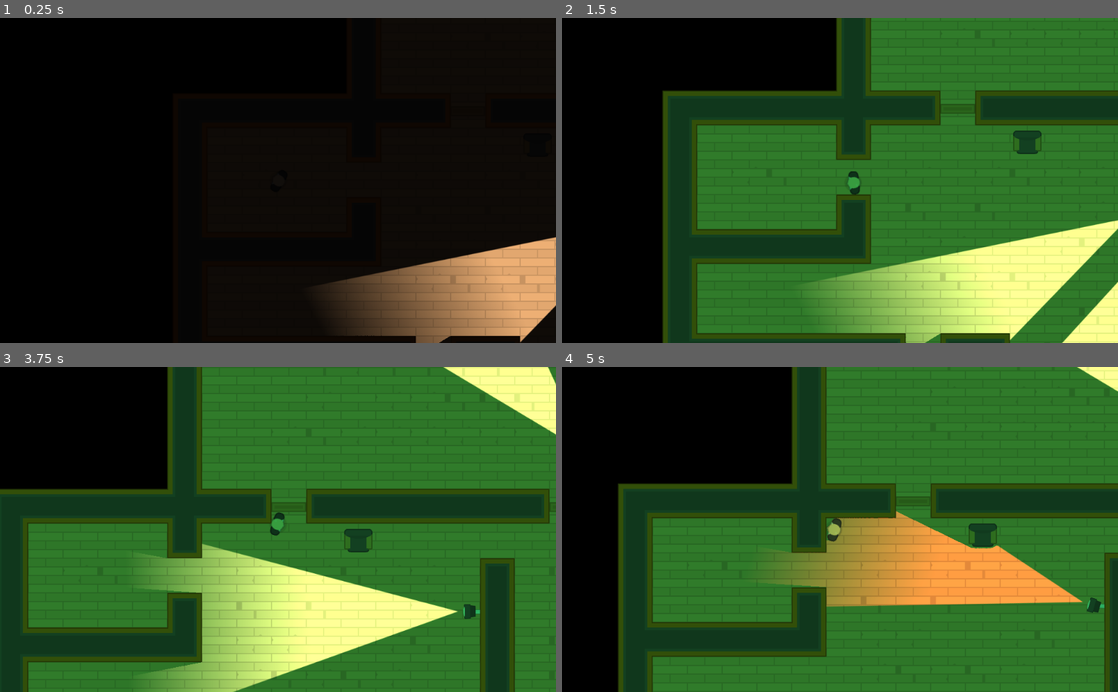
Above: before the commit, frames 1-4 (two rows, left to right).
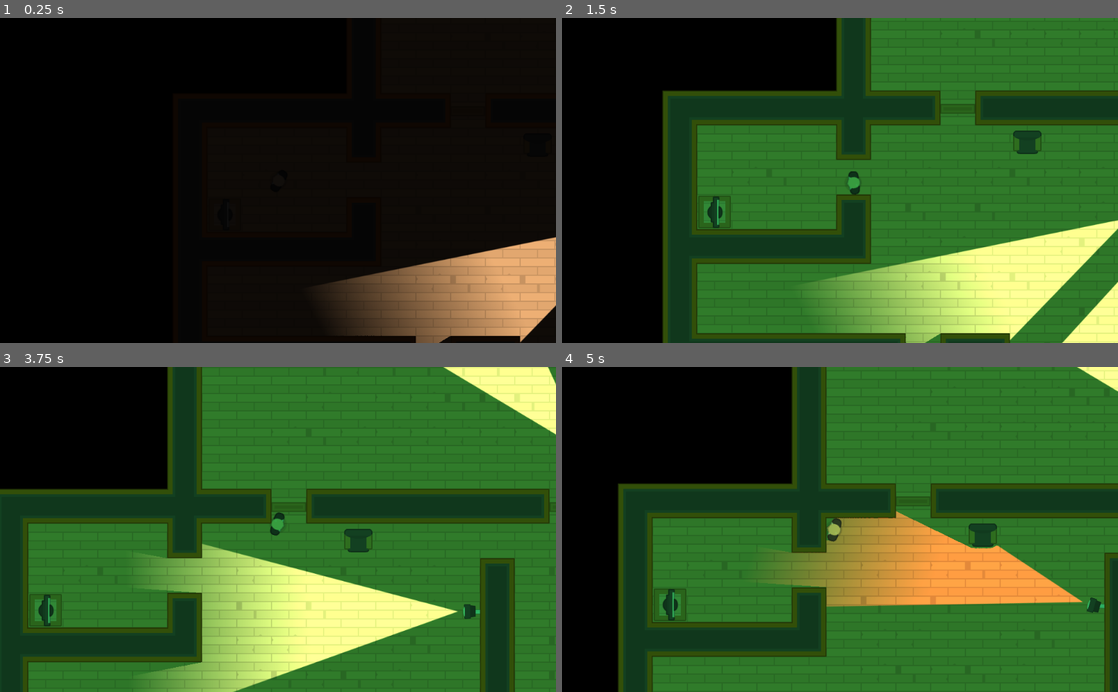
Above: after the commit, the same moments.

Repository: kleimaj/top-down-sneaky
Game: Godot game, scene res://Levels/Level1.tscn
Same seed, same stepped clock (60 frames per second), same inputs: the game is played once before the commit and once after it.
Inputs (mouse positions are in pixels of both pictures, inside the frame that each line leads up to):
- Up to frame 1 (0.25 s): no input
- Up to frame 2 (1.5 s): tap Enter at 0.5 s; move the mouse to (1029, 112) at 0.52 s; hold D (move_right) 0.53-1.28 s; tap Space (fire) at 0.6, 1.35 s; click (1029, 112) at 0.67 s; move the mouse to (728, 196) at 1.27 s; hold S (move_down) from 1.28 s (still down); click (728, 196) at 1.42 s
- Up to frame 3 (3.75 s): move the mouse to (333, 458) at 2.02 s; release S (move_down) at 2.03 s; hold D (move_right) 2.03-2.78 s; tap Space (fire) at 2.1, 2.85, 3.6 s; click (333, 458) at 2.17 s; move the mouse to (294, 691) at 2.77 s; hold W (move_up) 2.78-3.53 s; click (294, 691) at 2.92 s; move the mouse to (444, 578) at 3.52 s; hold A (move_left) from 3.53 s (still down); click (444, 578) at 3.67 s
- Up to frame 4 (5 s): keep holding A (move_left); move the mouse to (673, 480) at 4.27 s; tap Space (fire) at 4.35 s; click (673, 480) at 4.42 s

The runs differ from the first frame. In frame 2, 0.3% of the frame differs, in the area x 24-31%, y 54-65%; in frame 3, 0.2%; in frame 4, 0.3%.
Error in both runs: Invalid get index '0' (on base: 'PoolVector2Array'). (res://Characters/NPCs/Guard.gd:22)

Commit message:
initializes Computer nodes and popups

Diff:
--- a/Characters/Player.tscn
+++ b/Characters/Player.tscn
@@ -5,7 +5,7 @@
 [ext_resource path="res://GFX/PNG/Hitman 1/hitman1_stand.png" type="Texture" id=3]
 
 [node name="Player" instance=ExtResource( 1 )]
-collision_mask = 2147483654
+collision_mask = 14
 script = ExtResource( 2 )
 
 [node name="Sprite" parent="." index="0"]
--- /dev/null
+++ b/Computer/Computer.gd
@@ -0,0 +1,16 @@
+extends Node2D
+
+var can_click = false
+
+func _on_Area2D_body_entered(body):
+	can_click = true
+
+
+func _on_Area2D_body_exited(body):
+	can_click = false
+	$CanvasLayer/ComputerPopup.hide()
+
+
+func _on_Area2D_input_event(viewport, event, shape_idx):
+	if Input.is_mouse_button_pressed(BUTTON_LEFT) and can_click:
+		$CanvasLayer/ComputerPopup.popup_centered()
--- /dev/null
+++ b/Computer/Computer.tscn
@@ -0,0 +1,32 @@
+[gd_scene load_steps=5 format=2]
+
+[ext_resource path="res://GFX/PNG/Tiles/tile_537.png" type="Texture" id=1]
+[ext_resource path="res://Computer/ComputerPopup.tscn" type="PackedScene" id=2]
+[ext_resource path="res://Computer/Computer.gd" type="Script" id=3]
+
+[sub_resource type="RectangleShape2D" id=1]
+extents = Vector2( 48, 32 )
+
+[node name="Computer" type="Node2D"]
+script = ExtResource( 3 )
+
+[node name="Sprite" type="Sprite" parent="."]
+rotation = 1.5708
+texture = ExtResource( 1 )
+
+[node name="Area2D" type="Area2D" parent="."]
+position = Vector2( 64, 0 )
+collision_layer = 8
+
+[node name="CollisionShape2D" type="CollisionShape2D" parent="Area2D"]
+visible = false
+position = Vector2( -30.2574, 0 )
+shape = SubResource( 1 )
+
+[node name="CanvasLayer" type="CanvasLayer" parent="."]
+
+[node name="ComputerPopup" parent="CanvasLayer" instance=ExtResource( 2 )]
+visible = false
+[connection signal="body_entered" from="Area2D" to="." method="_on_Area2D_body_entered"]
+[connection signal="body_exited" from="Area2D" to="." method="_on_Area2D_body_exited"]
+[connection signal="input_event" from="Area2D" to="." method="_on_Area2D_input_event"]
--- /dev/null
+++ b/Computer/ComputerPopup.tscn
@@ -0,0 +1,69 @@
+[gd_scene load_steps=5 format=2]
+
+[ext_resource path="res://Interface/Theme.tres" type="Theme" id=1]
+[ext_resource path="res://GFX/Interface/PNG/metalPanel_plate.png" type="Texture" id=2]
+[ext_resource path="res://GFX/Interface/PNG/dotGreen.png" type="Texture" id=3]
+[ext_resource path="res://GFX/Interface/PNG/glassPanel.png" type="Texture" id=4]
+
+[node name="ComputerPopup" type="Popup"]
+margin_right = 40.0
+margin_bottom = 40.0
+rect_min_size = Vector2( 600, 480 )
+theme = ExtResource( 1 )
+__meta__ = {
+"_edit_use_anchors_": false
+}
+
+[node name="NinePatchRect" type="NinePatchRect" parent="."]
+anchor_right = 1.0
+anchor_bottom = 1.0
+texture = ExtResource( 2 )
+patch_margin_left = 10
+patch_margin_top = 10
+patch_margin_right = 10
+patch_margin_bottom = 10
+
+[node name="CenterContainer" type="CenterContainer" parent="NinePatchRect"]
+anchor_right = 1.0
+anchor_bottom = 1.0
+margin_left = 20.0
+margin_top = 20.0
+margin_right = -20.0
+margin_bottom = -20.0
+__meta__ = {
+"_edit_use_anchors_": false
+}
+
+[node name="NinePatchRect" type="NinePatchRect" parent="NinePatchRect/CenterContainer"]
+margin_right = 560.0
+margin_bottom = 440.0
+rect_min_size = Vector2( 560, 440 )
+texture = ExtResource( 4 )
+patch_margin_left = 10
+patch_margin_top = 10
+patch_margin_right = 10
+patch_margin_bottom = 10
+
+[node name="Label" type="Label" parent="NinePatchRect/CenterContainer/NinePatchRect"]
+anchor_right = 1.0
+anchor_bottom = 1.0
+margin_left = 20.0
+margin_top = 20.0
+margin_right = -20.0
+margin_bottom = -20.0
+text = "Test"
+__meta__ = {
+"_edit_use_anchors_": false
+}
+
+[node name="TextureRect" type="TextureRect" parent="."]
+anchor_left = 1.0
+anchor_top = 1.0
+anchor_right = 1.0
+anchor_bottom = 1.0
+margin_left = -20.0
+margin_top = -20.0
+margin_right = -10.0
+margin_bottom = -10.0
+texture = ExtResource( 3 )
+expand = true
--- /dev/null
+++ b/Interface/Theme.tres
@@ -0,0 +1,38 @@
+[gd_resource type="Theme" load_steps=8 format=2]
+
+[ext_resource path="res://Interface/button_hover_style.tres" type="StyleBox" id=1]
+[ext_resource path="res://Interface/button_normal_style.tres" type="StyleBox" id=2]
+[ext_resource path="res://Interface/button_pressed_style.tres" type="StyleBox" id=3]
+[ext_resource path="res://GFX/Interface/Fonts/kenvector_future_thin.ttf" type="DynamicFontData" id=4]
+[ext_resource path="res://GFX/Interface/Fonts/kenvector_future.ttf" type="DynamicFontData" id=5]
+
+[sub_resource type="DynamicFont" id=3]
+size = 18
+font_data = ExtResource( 4 )
+
+[sub_resource type="DynamicFont" id=1]
+size = 24
+font_data = ExtResource( 5 )
+
+[resource]
+default_font = SubResource( 1 )
+Button/colors/font_color = Color( 0, 0, 0, 1 )
+Button/colors/font_color_disabled = Color( 0.9, 0.9, 0.9, 0.2 )
+Button/colors/font_color_hover = Color( 0, 0, 0, 1 )
+Button/colors/font_color_pressed = Color( 0, 0, 0, 1 )
+Button/constants/hseparation = 2
+Button/fonts/font = SubResource( 3 )
+Button/styles/disabled = null
+Button/styles/focus = null
+Button/styles/hover = ExtResource( 1 )
+Button/styles/normal = ExtResource( 2 )
+Button/styles/pressed = ExtResource( 3 )
+Label/colors/font_color = Color( 0, 0, 0, 1 )
+Label/colors/font_color_shadow = Color( 0, 0, 0, 0 )
+Label/colors/font_outline_modulate = Color( 1, 1, 1, 1 )
+Label/constants/line_spacing = 3
+Label/constants/shadow_as_outline = 0
+Label/constants/shadow_offset_x = 1
+Label/constants/shadow_offset_y = 1
+Label/fonts/font = null
+Label/styles/normal = null
--- a/Levels/Level1.tscn
+++ b/Levels/Level1.tscn
@@ -1,10 +1,11 @@
-[gd_scene load_steps=6 format=2]
+[gd_scene load_steps=7 format=2]
 
 [ext_resource path="res://Levels/TemplateLevel.tscn" type="PackedScene" id=1]
 [ext_resource path="res://Characters/NPCs/Camera.tscn" type="PackedScene" id=2]
 [ext_resource path="res://Characters/NPCs/Guard.tscn" type="PackedScene" id=3]
 [ext_resource path="res://Doors/Door.tscn" type="PackedScene" id=4]
 [ext_resource path="res://Doors/LockedDoor.tscn" type="PackedScene" id=5]
+[ext_resource path="res://Computer/Computer.tscn" type="PackedScene" id=6]
 
 [node name="Level1" instance=ExtResource( 1 )]
 
@@ -45,7 +46,9 @@
 position = Vector2( 1241.4, 491.221 )
 
 [node name="Furniture" parent="Navigation2D" index="2"]
-tile_data = PoolIntArray( -720879, 1073741831, 0, -655337, 1073741829, 0, -589802, 1073741828, 0, -589801, 1073741826, 0, -589800, 1073741827, 0, -393199, -2147483642, 0, -131064, 1073741829, 0, -131057, -2147483641, 0, -65512, 1073741831, 0, 65558, -2147483641, 0, 196632, -536870906, 0, 393215, -2147483644, 0, 327682, -2147483644, 0, 458751, -2147483646, 0, 393216, -2147483643, 0, 393218, -2147483646, 0, 393219, -2147483643, 0, 393238, 536870915, 0, 393239, 536870914, 0, 393240, 536870916, 0, 524287, -2147483645, 0, 458754, -2147483645, 0, 458767, -2147483641, 0, 458775, 536870917, 0, 589823, -2147483641, 0, 524294, -2147483641, 0 )
+collision_layer = 2
+collision_mask = 5
+tile_data = PoolIntArray( -720879, 1073741831, 0, -655337, 1073741829, 0, -589802, 1073741828, 0, -589801, 1073741826, 0, -589800, 1073741827, 0, -393199, -2147483642, 0, -131064, 1073741829, 0, -131057, -2147483641, 0, -65512, 1073741831, 0, 65535, -536870912, 0, 65558, -2147483641, 0, 196632, -536870906, 0, 393215, -2147483644, 0, 327682, -2147483644, 0, 458751, -2147483646, 0, 393216, -2147483643, 0, 393218, -2147483646, 0, 393219, -2147483643, 0, 393238, 536870915, 0, 393239, 536870914, 0, 393240, 536870916, 0, 524287, -2147483645, 0, 458754, -2147483645, 0, 458767, -2147483641, 0, 458775, 536870917, 0, 589823, -2147483641, 0, 524294, -2147483641, 0 )
 
 [node name="Camera" parent="Cameras" index="0" instance=ExtResource( 2 )]
 position = Vector2( 519.709, 352.398 )
@@ -85,3 +88,6 @@
 [node name="LockedDoor" parent="LockedDoors" index="0" instance=ExtResource( 5 )]
 position = Vector2( 1054.59, 351.962 )
 rotation = 1.5708
+
+[node name="Computer" parent="Computers" index="0" instance=ExtResource( 6 )]
+position = Vector2( -31.4904, 32.5486 )
--- a/Levels/TemplateLevel.tscn
+++ b/Levels/TemplateLevel.tscn
@@ -260,3 +260,5 @@
 [node name="Doors" type="Node" parent="."]
 
 [node name="LockedDoors" type="Node" parent="."]
+
+[node name="Computers" type="Node" parent="."]
--- a/project.godot
+++ b/project.godot
@@ -56,6 +56,7 @@
 2d_physics/layer_1="Player"
 2d_physics/layer_2="Tilemap"
 2d_physics/layer_3="NPC"
+2d_physics/layer_4="Computers"
 
 [rendering]
 
